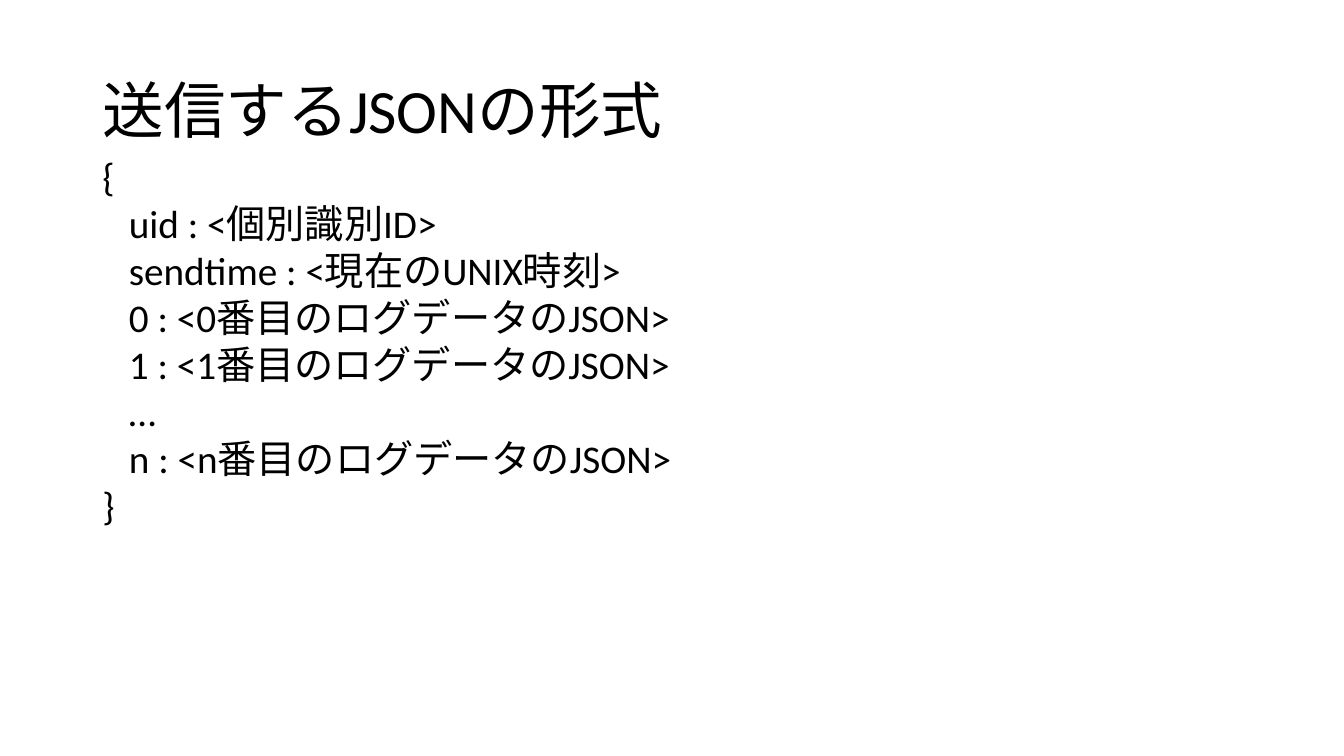
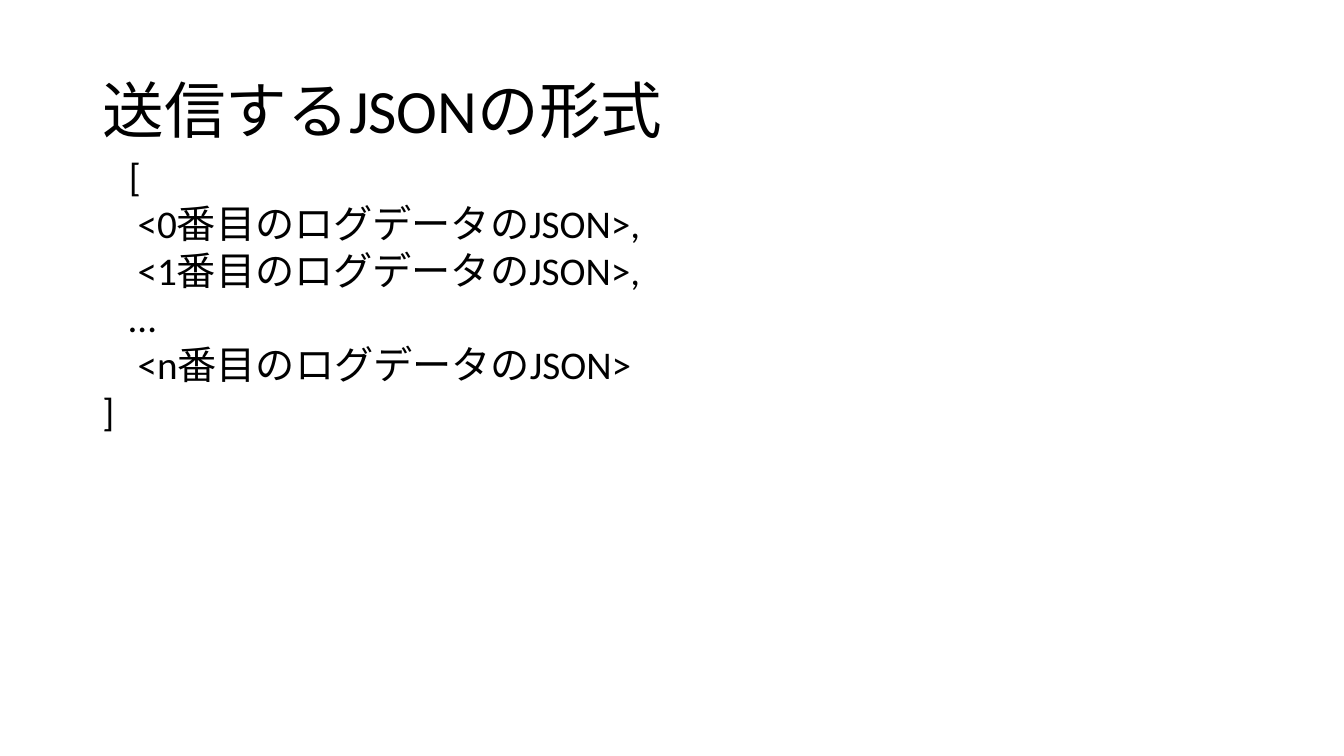
Before and after one commit to Tsukuba-SAY/documents, a slide deck: slide 4 of 利用ログの形式.pptx. Drawn at 1344x756 pixels with LibreOffice and Linux fonts; fonts in the diff are those of the drawing. Boxes give left, top, right and bottom in pixels: in the first picture for what was removed or moved away, otherwise in the second. Text is boxed around its words. In the diff, an @@ line names an element or a change of style, - is before the commit and + after.

```diff
--- a/利用ログの形式.pptx
+++ b/利用ログの形式.pptx
@@ text at box(138, 205, 641, 290): text changed @@
-{
-uid : <個別識別ID>
-sendtime : <現在のUNIX時刻>
-0 : <0番目のログデータのJSON>
-1 : <1番目のログデータのJSON>
+[
+<0番目のログデータのJSON>,
+<1番目のログデータのJSON>,
@@ text at box(138, 346, 632, 383): text changed @@
-n : <n番目のログデータのJSON>
-}
+<n番目のログデータのJSON>
+]
```
Also in this commit, not shown: 4 other slides changed, 1 other file.
